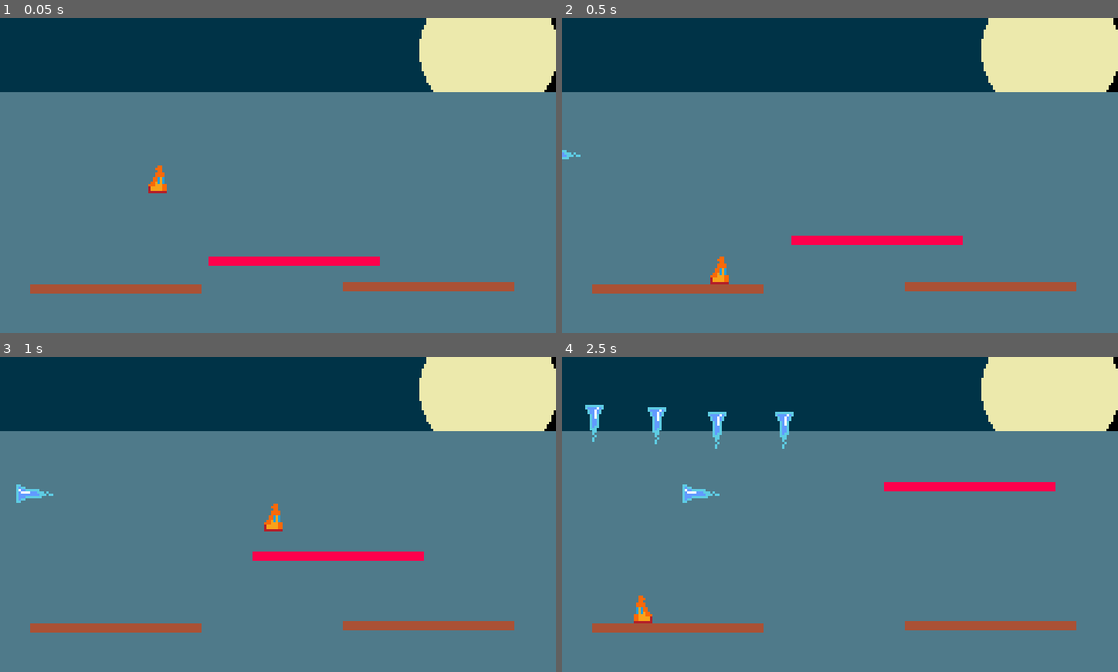
Above: before the commit, frames 1-4 (two rows, left to right).
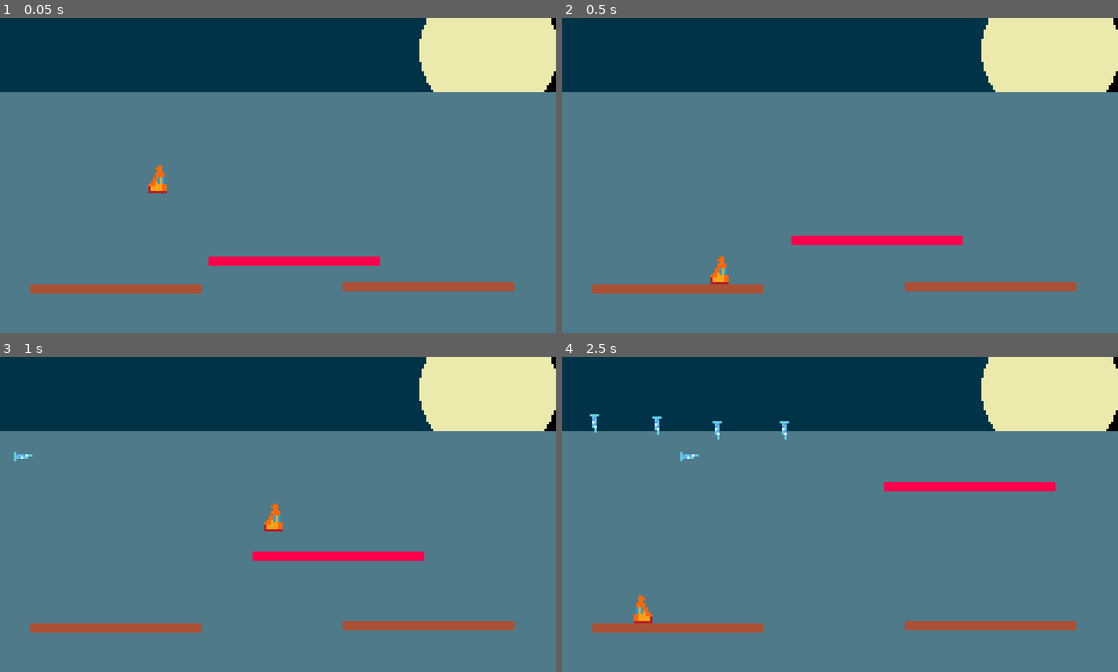
Above: after the commit, the same moments.

Repository: sugarvoid/winter-break-jam
Game: Godot game, scene res://game/game.tscn
Two runs of this game, one before a commit and one after it. Both use one fixed random seed, a clock stepped at 60 frames per second and the inputs below. The project has no main scene, so this scene is started directly.
Inputs:
- Up to frame 1 (0.05 s): no input
- Up to frame 2 (0.5 s): no input
- Up to frame 3 (1 s): tap Enter (ui_accept) at 0.5, 0.6 s; hold D (move_right) from 0.53 s (still down); tap W (jump) at 0.77 s
- Up to frame 4 (2.5 s): tap Space (dash) at 1.35 s; tap W (jump) at 1.52 s; tap Enter (ui_accept) at 1.55, 2.1 s; release D (move_right) at 2.03 s; hold A (move_left) from 2.03 s (still down)

Frame 1 is identical in both runs. In frame 2, less than 0.1% of the frame differs, in the area x 0-4%, y 41-45%; in frame 3, 0.2%; in frame 4, 0.9%, in the area x 4-42%, y 15-47%.

Commit message:
Add more waves and title menu

Diff:
--- a/game/danger_object/ice_sickle/ice_sickle.tscn
+++ b/game/danger_object/ice_sickle/ice_sickle.tscn
@@ -4,15 +4,15 @@
 [ext_resource path="res://game/danger_object/ice_sickle/ice_sickle.png" type="Texture" id=2]
 
 [sub_resource type="RectangleShape2D" id=3]
-extents = Vector2( 7, 2 )
+extents = Vector2( 4, 1 )
 
-[sub_resource type="AtlasTexture" id=1]
+[sub_resource type="AtlasTexture" id=4]
 atlas = ExtResource( 2 )
-region = Rect2( 0, 0, 16, 16 )
+region = Rect2( 0, 0, 8, 8 )
 
 [sub_resource type="SpriteFrames" id=2]
 animations = [ {
-"frames": [ SubResource( 1 ) ],
+"frames": [ SubResource( 4 ) ],
 "loop": true,
 "name": "default",
 "speed": 5.0
@@ -21,7 +21,6 @@
 [node name="IceSickle" instance=ExtResource( 1 )]
 
 [node name="Hitbox" parent="." index="0"]
-position = Vector2( -1, 0 )
 shape = SubResource( 3 )
 
 [node name="AnimatedSprite" parent="." index="1"]
--- a/game/manager/hazard_manager/sickle_wave.tscn
+++ b/game/danger_object/wave/sickle_wave.tscn
@@ -1,6 +1,6 @@
 [gd_scene load_steps=2 format=2]
 
-[ext_resource path="res://game/manager/hazard_manager/sickle_wave.gd" type="Script" id=2]
+[ext_resource path="res://game/danger_object/wave/sickle_wave.gd" type="Script" id=2]
 
 [node name="SickleWave" type="Node2D"]
 script = ExtResource( 2 )
--- /dev/null
+++ b/game/danger_object/wave/sickle_wave_left_bottom.tscn
@@ -0,0 +1,36 @@
+[gd_scene load_steps=3 format=2]
+
+[ext_resource path="res://game/danger_object/ice_sickle/ice_sickle.tscn" type="PackedScene" id=1]
+[ext_resource path="res://game/danger_object/wave/sickle_wave.tscn" type="PackedScene" id=2]
+
+[node name="SickleWaveLeftBottom" instance=ExtResource( 2 )]
+
+[node name="IceSickle" parent="Hazards" index="0" instance=ExtResource( 1 )]
+position = Vector2( -18, 75 )
+speed = 60
+rotation_d = 0
+
+[node name="IceSickle2" parent="Hazards" index="1" instance=ExtResource( 1 )]
+position = Vector2( -19, 93 )
+speed = 60
+rotation_d = 0
+
+[node name="IceSickle3" parent="Hazards" index="2" instance=ExtResource( 1 )]
+position = Vector2( -65, 103 )
+speed = 60
+rotation_d = 0
+
+[node name="IceSickle4" parent="Hazards" index="3" instance=ExtResource( 1 )]
+position = Vector2( -65, 121 )
+speed = 60
+rotation_d = 0
+
+[node name="IceSickle5" parent="Hazards" index="4" instance=ExtResource( 1 )]
+position = Vector2( -118, 77 )
+speed = 60
+rotation_d = 0
+
+[node name="IceSickle6" parent="Hazards" index="5" instance=ExtResource( 1 )]
+position = Vector2( -118, 95 )
+speed = 60
+rotation_d = 0
--- /dev/null
+++ b/game/danger_object/wave/sickle_wave_left_top.tscn
@@ -0,0 +1,26 @@
+[gd_scene load_steps=3 format=2]
+
+[ext_resource path="res://game/danger_object/ice_sickle/ice_sickle.tscn" type="PackedScene" id=1]
+[ext_resource path="res://game/danger_object/wave/sickle_wave.tscn" type="PackedScene" id=2]
+
+[node name="SickleWaveLeftTop" instance=ExtResource( 2 )]
+
+[node name="IceSickle" parent="Hazards" index="0" instance=ExtResource( 1 )]
+position = Vector2( -18, 14 )
+speed = 60
+rotation_d = 0
+
+[node name="IceSickle2" parent="Hazards" index="1" instance=ExtResource( 1 )]
+position = Vector2( -32, 30 )
+speed = 60
+rotation_d = 0
+
+[node name="IceSickle3" parent="Hazards" index="2" instance=ExtResource( 1 )]
+position = Vector2( -49, 44 )
+speed = 60
+rotation_d = 0
+
+[node name="IceSickle4" parent="Hazards" index="3" instance=ExtResource( 1 )]
+position = Vector2( -67, 62 )
+speed = 60
+rotation_d = 0
--- a/game/danger_object/wave/sickle_wave_top_left.tscn
+++ b/game/danger_object/wave/sickle_wave_top_left.tscn
@@ -1,6 +1,6 @@
 [gd_scene load_steps=3 format=2]
 
-[ext_resource path="res://game/manager/hazard_manager/sickle_wave.tscn" type="PackedScene" id=1]
+[ext_resource path="res://game/danger_object/wave/sickle_wave.tscn" type="PackedScene" id=1]
 [ext_resource path="res://game/danger_object/ice_sickle/ice_sickle.tscn" type="PackedScene" id=2]
 
 [node name="SWTopLeft" instance=ExtResource( 1 )]
--- a/game/danger_object/wave/sickle_wave_top_right.tscn
+++ b/game/danger_object/wave/sickle_wave_top_right.tscn
@@ -1,6 +1,6 @@
 [gd_scene load_steps=3 format=2]
 
-[ext_resource path="res://game/manager/hazard_manager/sickle_wave.tscn" type="PackedScene" id=1]
+[ext_resource path="res://game/danger_object/wave/sickle_wave.tscn" type="PackedScene" id=1]
 [ext_resource path="res://game/danger_object/ice_sickle/ice_sickle.tscn" type="PackedScene" id=2]
 
 [node name="SWTopRight" instance=ExtResource( 1 )]
--- a/game/manager/hazard_manager/hazard_manager.gd
+++ b/game/manager/hazard_manager/hazard_manager.gd
@@ -4,6 +4,11 @@
 const p_IceSickle: PackedScene = preload("res://game/danger_object/ice_sickle/ice_sickle.tscn")
 
 const p_SWTopLeft: PackedScene = preload("res://game/danger_object/wave/sickle_wave_top_left.tscn")
+const p_SWTopRight: PackedScene = preload("res://game/danger_object/wave/sickle_wave_top_right.tscn")
+
+const p_SWLeftTop: PackedScene = preload("res://game/danger_object/wave/sickle_wave_left_top.tscn")
+const p_SWLeftBottom: PackedScene = preload("res://game/danger_object/wave/sickle_wave_left_bottom.tscn")
+
 
 func _ready():
 	spawn_ice_sickle()
@@ -16,6 +21,7 @@
 
 func _spawn_wave(wave: PackedScene) -> void:
 	var new_wave = wave.instance()
+	self.call_deferred("add_child", new_wave)
 	self.add_child(new_wave)
 
 func spawn_hazard(sec: int) -> void:
@@ -24,5 +30,12 @@
 			_spawn_wave(p_SWTopLeft)
 		4:
 			spawn_ice_sickle()
+		6:
+			_spawn_wave($Position2D2.global_position)
+			_spawn_wave($Position2D.global_position)
 		12:
 			_spawn_wave(p_SWTopLeft)
+		15:
+			_spawn_wave(p_SWLeftBottom)
+		16:
+			_spawn_wave(p_SWLeftBottom)
--- a/game/manager/hazard_manager/hazard_manager.tscn
+++ b/game/manager/hazard_manager/hazard_manager.tscn
@@ -6,4 +6,10 @@
 script = ExtResource( 1 )
 
 [node name="Position2D" type="Position2D" parent="."]
-position = Vector2( -15, 59 )
+position = Vector2( -20, 43 )
+
+[node name="Position2D2" type="Position2D" parent="."]
+position = Vector2( -20, 78 )
+
+[node name="Position2D3" type="Position2D" parent="."]
+position = Vector2( -21, 115 )
--- /dev/null
+++ b/game/menu/title_menu.gd
@@ -0,0 +1,9 @@
+extends Control
+
+
+func _ready():
+	pass
+
+func _input(event):
+	if Input.is_action_just_released("ui_accept"):
+		get_tree().change_scene("res://game/game.tscn")
--- /dev/null
+++ b/game/menu/title_menu.tscn
@@ -0,0 +1,30 @@
+[gd_scene load_steps=2 format=2]
+
+[ext_resource path="res://game/menu/title_menu.gd" type="Script" id=1]
+
+[node name="TitleMenu" type="Control"]
+anchor_right = 1.0
+anchor_bottom = 1.0
+script = ExtResource( 1 )
+
+[node name="ColorRect" type="ColorRect" parent="."]
+margin_left = -8.0
+margin_top = -6.0
+margin_right = 66.0
+margin_bottom = 48.0
+rect_scale = Vector2( 3.4377, 2.81689 )
+color = Color( 0.105882, 0.172549, 0.282353, 1 )
+
+[node name="Label" type="Label" parent="."]
+margin_left = 73.0
+margin_top = 31.0
+margin_right = 155.0
+margin_bottom = 45.0
+text = "Sickle Dodge"
+
+[node name="Label2" type="Label" parent="."]
+margin_left = 77.0
+margin_top = 100.0
+margin_right = 159.0
+margin_bottom = 114.0
+text = "Press Space"
Binary file changed: game/danger_object/ice_sickle/ice_sickle.png
Renamed: game/manager/hazard_manager/sickle_wave.gd -> game/danger_object/wave/sickle_wave.gd
